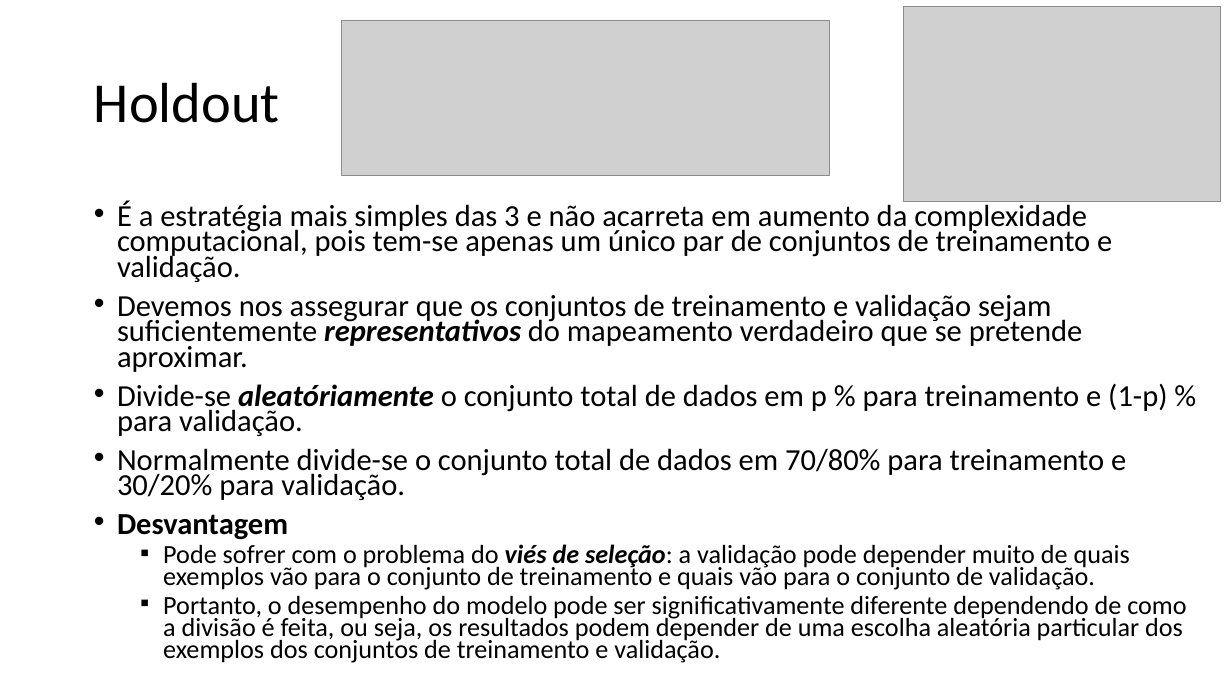
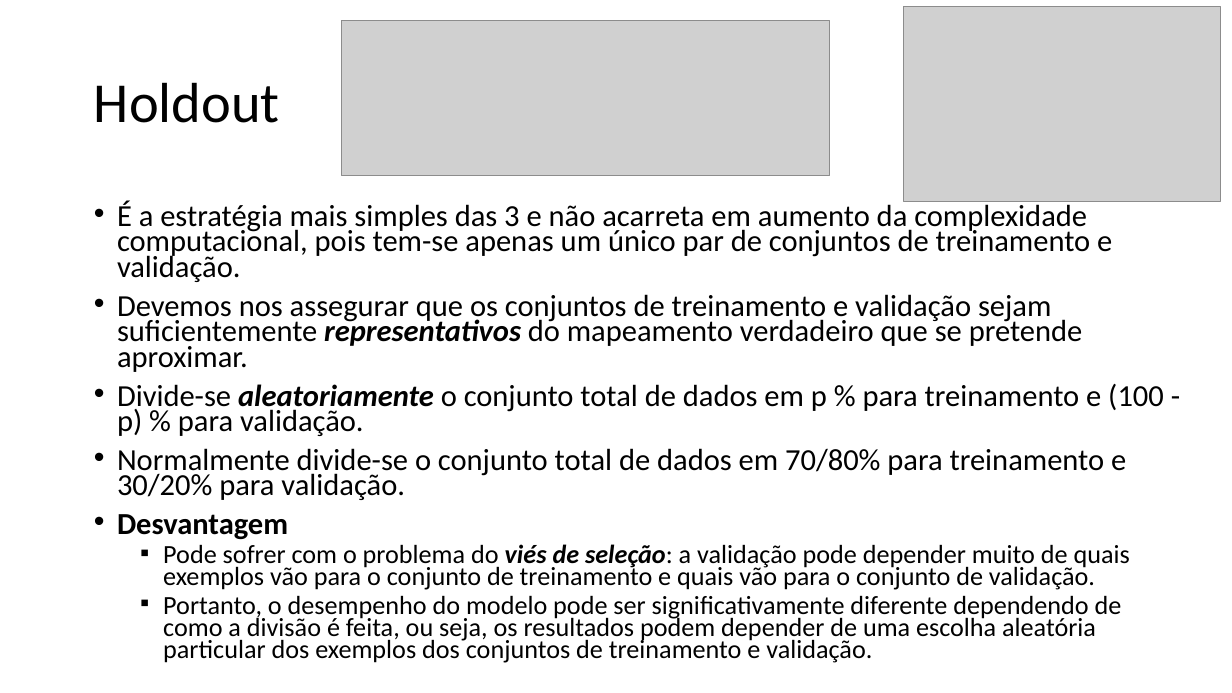
Before and after one commit to zz4fap/t319_aprendizado_de_maquina, a slide deck: slide 4 of slides/T319_Regressão_Linear (Parte V).pptx. Drawn at 1232x693 pixels with LibreOffice and Linux fonts; fonts in the diff are those of the drawing; grey boxes stand for pictures. Boxes give left, top, right and bottom in pixels: in the first picture for what was removed or moved away, otherwise in the second. Text is boxed around its words. In the diff, an @@ line names an element or a change of style, - is before the commit and + after.

```diff
--- a/slides/T319_Regressão_Linear (Parte V).pptx
+++ b/slides/T319_Regressão_Linear (Parte V).pptx
@@ text at (117,384,1164,436): text changed @@
-• Divide-se aleatóriamente o conjunto total de dados em p % para treinamento e (1-p) % para validação.
+• Divide-se aleatoriamente o conjunto total de dados em p % para treinamento e (100 - p) % para validação.
```
Also in this commit, not shown: 1 other slide changed, 2 other files.
